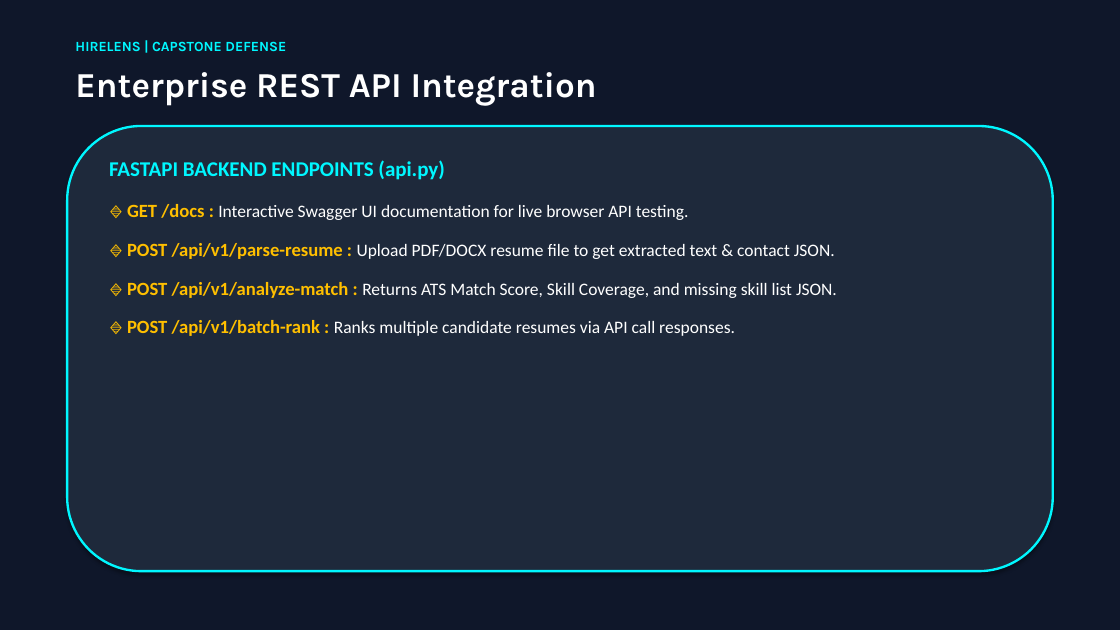
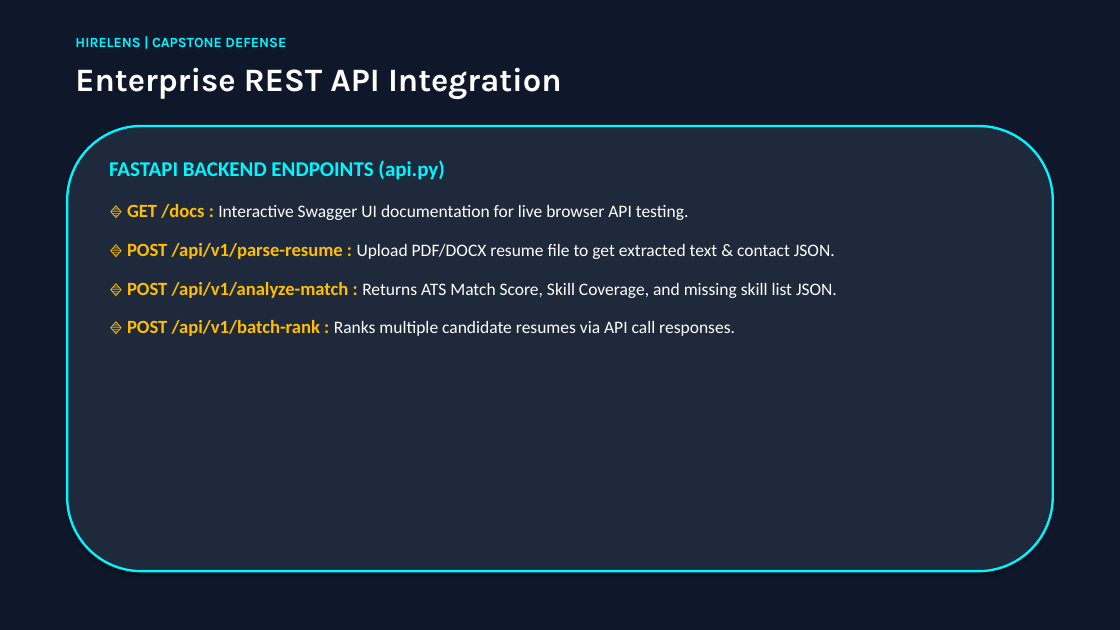
Before and after one commit to Aryan8182/Hirelens-ai-resume-analyzer, a slide deck: slide 14 of HireLens_Presentation.pptx (slide 10 before the commit). Drawn at 1120x630 pixels with LibreOffice and Linux fonts; fonts in the diff are those of the drawing. Boxes give left, top, right and bottom in pixels: in the first picture for what was removed or moved away, otherwise in the second. Text is boxed around its words. In the diff, an @@ line names an element or a change of style, - is before the commit and + after.

```diff
--- a/HireLens_Presentation.pptx
+++ b/HireLens_Presentation.pptx
@@ text "HIRELENS | CAPSTONE DEFENSE": place and size @@
-text "HIRELENS | CAPSTONE DEFENSE" at [75, 41, 286, 51]
+text "HIRELENS | CAPSTONE DEFENSE" at [75, 37, 286, 47]
@@ text "Enterprise REST API Integration" at [75, 67, 562, 100]: size 30 to 28 pt @@
```
Also in this commit, not shown: 11 other slides changed, 4 slides added, 1 other file.
